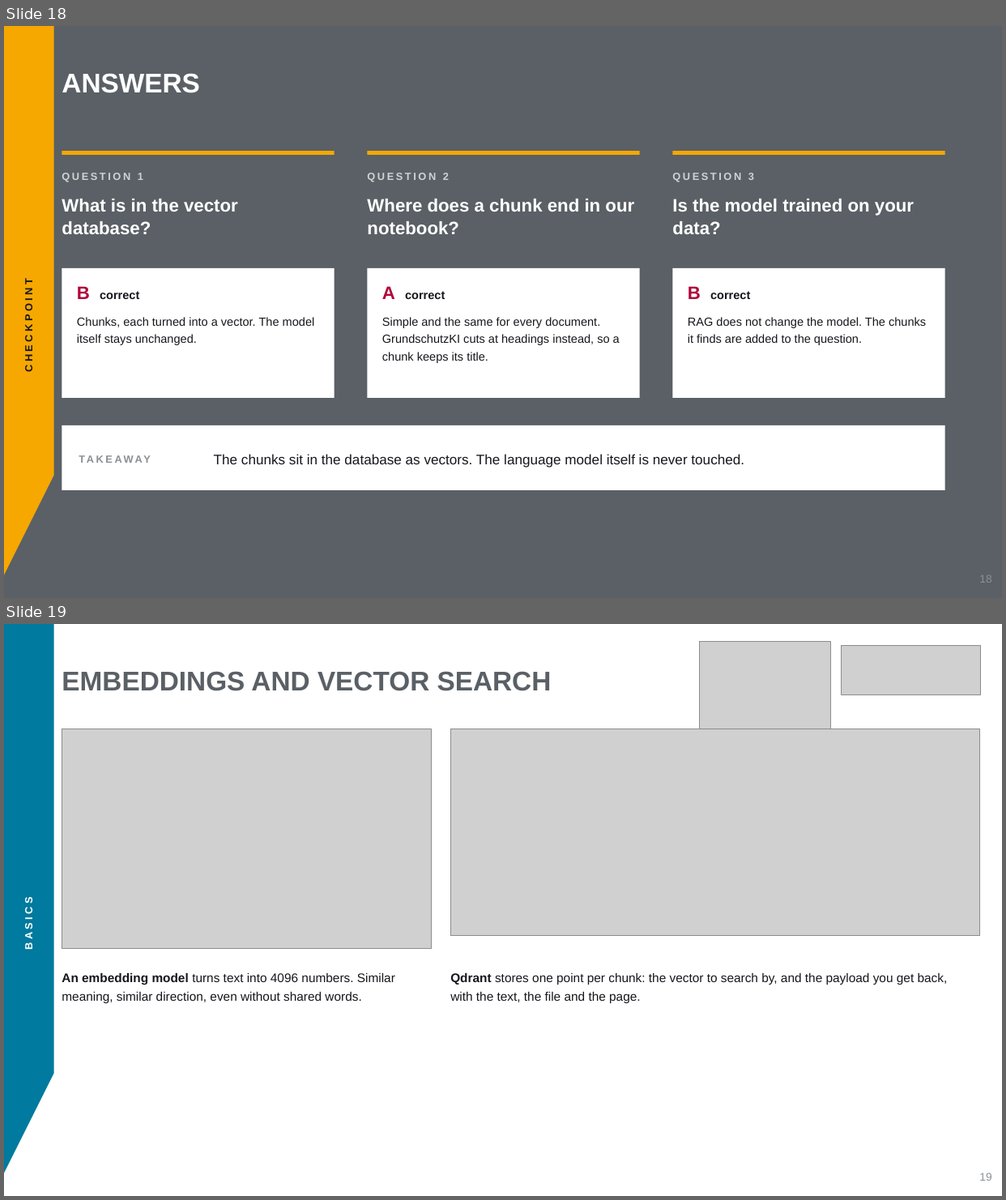
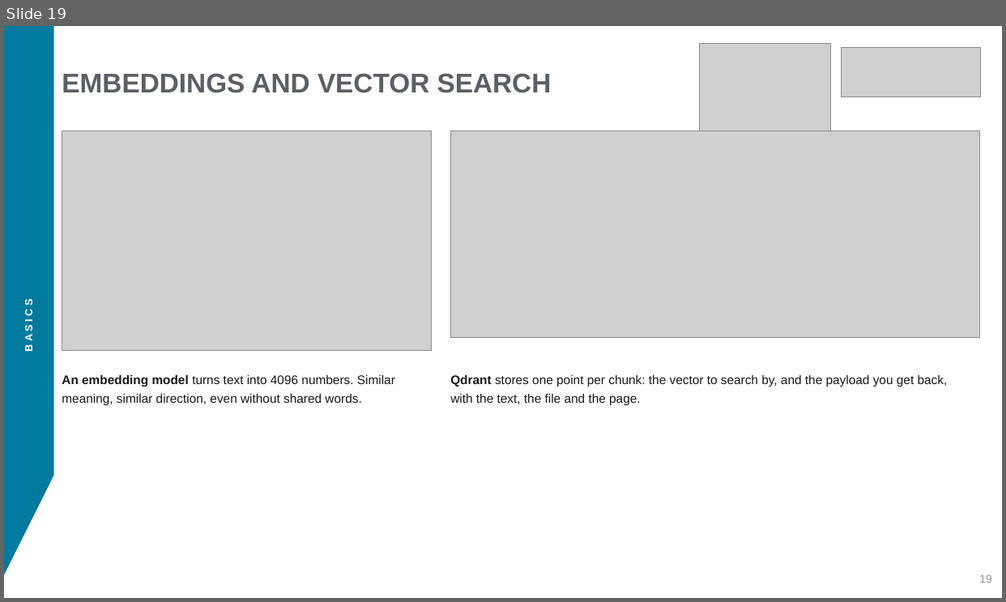
Before and after one commit to aihpi/workshop-rag-basics, a slide deck: workshop/slides/rag-workshop.pptx. Shown one above the other, each under a label of ours: slides 18 and 19 before the commit, slide 19 after it. The pictures are 1006x1200 and 1006x602 pixels, drawn with LibreOffice and Linux fonts; fonts in the diff are those of the drawing; grey boxes stand for pictures. Boxes give left, top, right and bottom in pixels: in the first picture for what was removed or moved away, otherwise in the second. Text is boxed around its words. In the diff, an @@ line names an element or a change of style, - is before the commit and + after.

Commit message:
workshop(slides): an agenda, and findings instead of the quiz
The quiz tested facts the notebooks show anyway. The checkpoint now asks
what the room found in notebooks 1 and 2, with the real numbers (the
invented answer, 5 tables kept, chunk counts for 300/1000/3000).

```diff
--- a/workshop/slides/rag-workshop.pptx
+++ b/workshop/slides/rag-workshop.pptx
@@ slide 18 removed at (4, 26, 1002, 598), background #5A6065 @@
@@ freeform shape removed at (4, 26, 54, 575) @@
@@ text removed at (62, 73, 199, 93) @@
-ANSWERS
@@ rectangle removed at (62, 151, 334, 155) @@
@@ rectangle removed at (367, 151, 640, 155) @@
@@ rectangle removed at (672, 151, 945, 155) @@
@@ text removed at (62, 173, 143, 182) @@
-QUESTION 1
@@ text removed at (367, 173, 449, 182) @@
-QUESTION 2
@@ text removed at (672, 173, 754, 182) @@
-QUESTION 3
@@ text removed at (62, 199, 238, 234) @@
-What is in the vector database?
@@ text removed at (367, 199, 634, 234) @@
-Where does a chunk end in our notebook?
@@ text removed at (672, 199, 914, 234) @@
-Is the model trained on your data?
@@ rectangle removed at (62, 268, 334, 398) @@
@@ rectangle removed at (367, 268, 640, 398) @@
@@ rectangle removed at (672, 268, 945, 398) @@
@@ text removed at (23, 288, 35, 370) @@
-CHECKPOINT
@@ text removed at (77, 286, 139, 299) @@
-B correct
@@ text removed at (382, 286, 445, 299) @@
-A correct
@@ text removed at (688, 286, 750, 299) @@
-B correct
@@ text removed at (77, 317, 315, 345) @@
-Chunks, each turned into a vector. The model itself stays unchanged.
@@ text removed at (382, 317, 620, 363) @@
-Simple and the same for every document. GrundschutzKI cuts at headings instead, so a chunk keeps its title.
@@ text removed at (688, 317, 926, 345) @@
-RAG does not change the model. The chunks it finds are added to the question.
@@ rectangle removed at (62, 425, 945, 490) @@
@@ text removed at (79, 425, 228, 490) @@
-TAKEAWAY
@@ text removed at (214, 454, 744, 467) @@
-The chunks sit in the database as vectors. The language model itself is never touched.
@@ text removed at (979, 575, 991, 582) @@
-18
```
Also in this commit, not shown: 14 slides changed, 2 slides added, 1 other slide removed, 3 other files.
